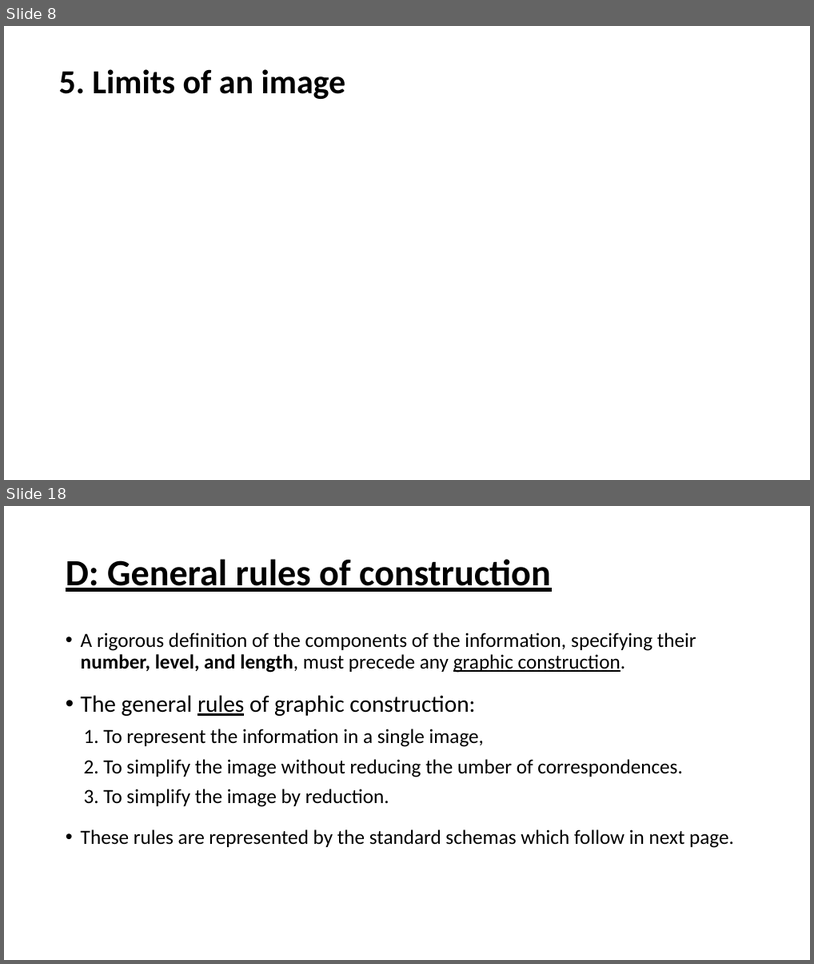
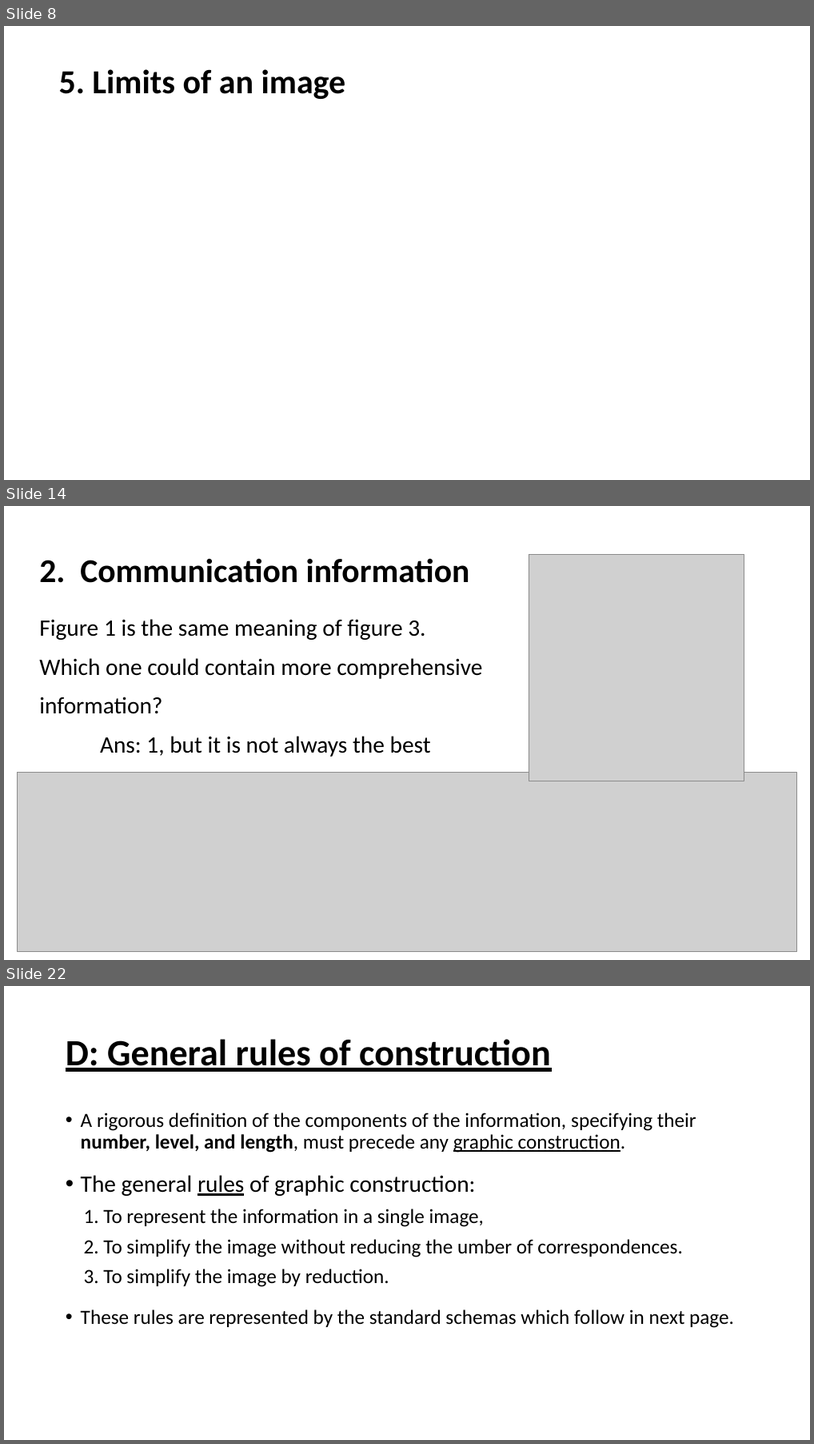
Before and after one commit to Jiaxin-yyjx/Visualization-D3.js-Lab, a slide deck: midterm/SoMSummery.pptx. Shown one above the other, each under a label of ours: slides 8 and 18 before the commit, slides 8, 14 and 22 after it; the slides between them are not shown. The pictures are 814x964 and 814x1444 pixels, drawn with LibreOffice and Linux fonts; fonts in the diff are those of the drawing; grey boxes stand for pictures. Boxes give left, top, right and bottom in pixels: in the first picture for what was removed or moved away, otherwise in the second. Text is boxed around its words. In the diff, an @@ line names an element or a change of style, - is before the commit and + after.

```diff
--- a/midterm/SoMSummery.pptx
+++ b/midterm/SoMSummery.pptx
@@ slide 14 added at bbox=[4, 506, 810, 960], background #FFFFFF @@
@@ title added at bbox=[39, 558, 470, 583], 39.6 pt, text #000000, bold @@
+2. Communication information
@@ picture added at bbox=[529, 554, 745, 780] @@
@@ text added at bbox=[39, 619, 482, 756], 28 pt, text #000000 @@
+Figure 1 is the same meaning of figure 3.
+Which one could contain more comprehensive
+information?
+Ans: 1, but it is not always the best
@@ picture added at bbox=[18, 772, 798, 952] @@
@@ what was slide 18 is now slide 22 @@
```
Also in this commit, not shown: 1 slide changed, 10 other slides added, 7 slides removed, 1 other file.
